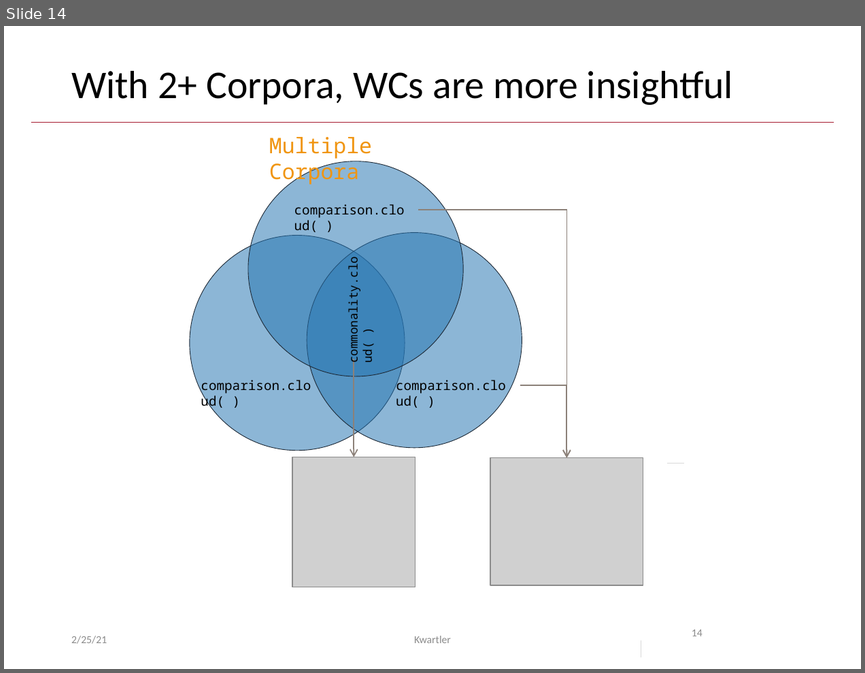
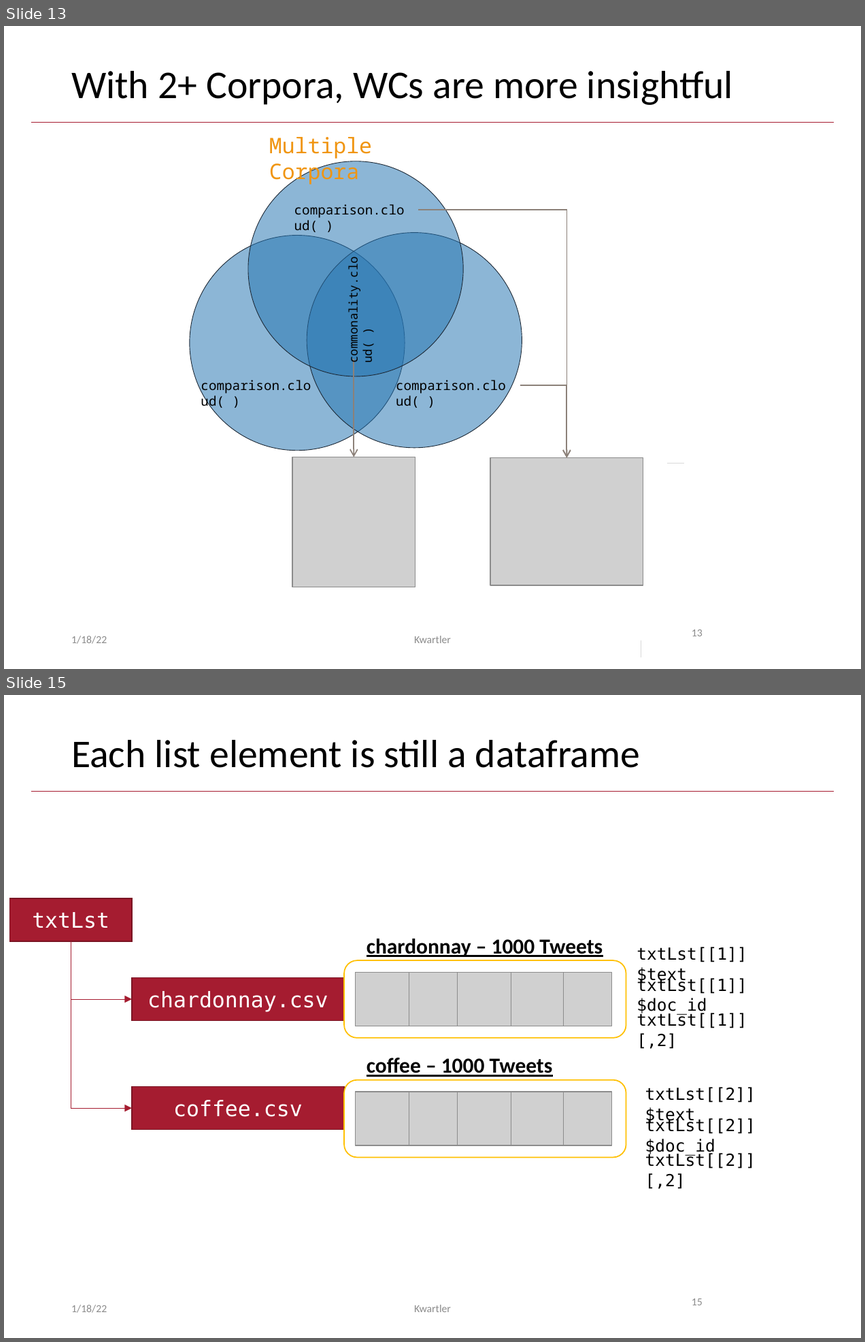
Before and after one commit to kwartler/Hult_NLP_student_intensive, a slide deck: lessons/class2/Class2E_wordclouds.pptx. Shown one above the other, each under a label of ours: slide 14 before the commit, slides 13 and 15 after it; the slides between them are not shown. The pictures are 865x673 and 865x1342 pixels, drawn with LibreOffice and Linux fonts; fonts in the diff are those of the drawing; grey boxes stand for pictures. Boxes give left, top, right and bottom in pixels: in the first picture for what was removed or moved away, otherwise in the second. Text is boxed around its words. In the diff, an @@ line names an element or a change of style, - is before the commit and + after.

```diff
--- a/lessons/class2/Class2E_wordclouds.pptx
+++ b/lessons/class2/Class2E_wordclouds.pptx
@@ slide 15 added at (4, 695, 861, 1338), background #FFFFFF; not listed: 1 template element that a slide beside it also shows @@
@@ title added at (71, 740, 640, 768), 33 pt, text #000000 @@
+Each list element is still a dataframe
@@ rectangle added at (10, 898, 132, 941), fill #A51C30, outline #7A1524 1 pt, 18 pt, text #FFFFFF @@
+txtLst
@@ text added at (366, 938, 602, 957), 18 pt, text #000000, bold, underline @@
+chardonnay – 1000 Tweets
@@ elbow arrow added from (71, 941) to (132, 999), #A51C30 0.5 pt @@
@@ elbow arrow added from (71, 941) to (132, 1108), #A51C30 0.5 pt @@
@@ text added at (636, 947, 747, 983), 14 pt, text #000000 @@
+txtLst[[1]]$text
@@ rectangle added at (132, 978, 344, 1021), fill #A51C30, outline #7A1524 1 pt, 18 pt, text #FFFFFF @@
+chardonnay.csv
@@ group added at (344, 961, 626, 1038): 5 pictures, 1 rounded rectangle @@
@@ text added at (636, 977, 747, 1015), 14 pt, text #000000 @@
+txtLst[[1]]$doc_id
@@ text added at (636, 1012, 747, 1049), 14 pt, text #000000 @@
+txtLst[[1]][,2]
@@ text added at (366, 1057, 553, 1076), 18 pt, text #000000, bold, underline @@
+coffee – 1000 Tweets
@@ group added at (344, 1080, 626, 1157): 5 pictures, 1 rounded rectangle @@
@@ rectangle added at (132, 1087, 344, 1130), fill #A51C30, outline #7A1524 1 pt, 18 pt, text #FFFFFF @@
+coffee.csv
@@ text added at (645, 1087, 755, 1124), 14 pt, text #000000 @@
+txtLst[[2]]$text
@@ text added at (645, 1117, 755, 1155), 14 pt, text #000000 @@
+txtLst[[2]]$doc_id
@@ text added at (645, 1152, 755, 1189), 14 pt, text #000000 @@
+txtLst[[2]][,2]
@@ text added at (71, 1304, 107, 1312), 9 pt, text #8C8C8C @@
+1/18/22
@@ text added at (414, 1304, 451, 1312), 9 pt, text #8C8C8C @@
+Kwartler
@@ page number added at (691, 1298, 702, 1305), 9 pt, text #8C8C8C @@
+15
@@ what was slide 14 is now slide 13 @@
@@ slide 13 changed as well @@
@@ text at (71, 635, 107, 643): text changed @@
-2/25/21
+1/18/22
@@ page number at (691, 629, 702, 636): text changed @@
-14
+13
```
Also in this commit, not shown: 26 other slides changed, 1 other slide added, 7 slides removed, 8 other files.
